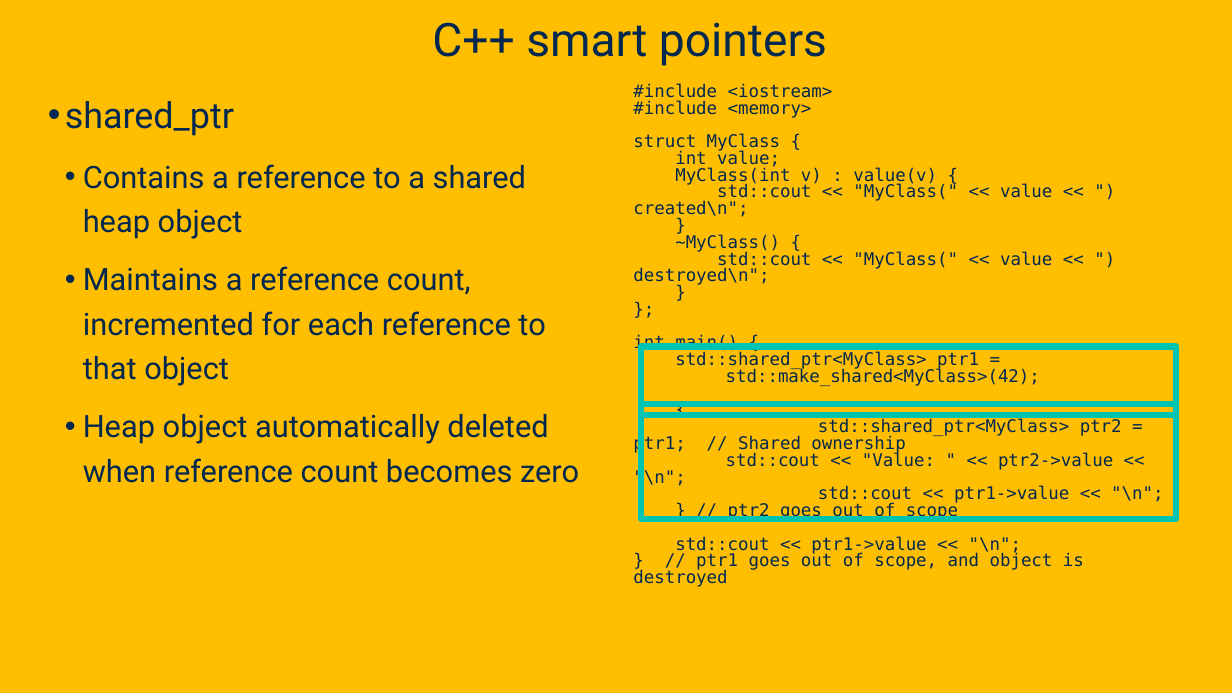
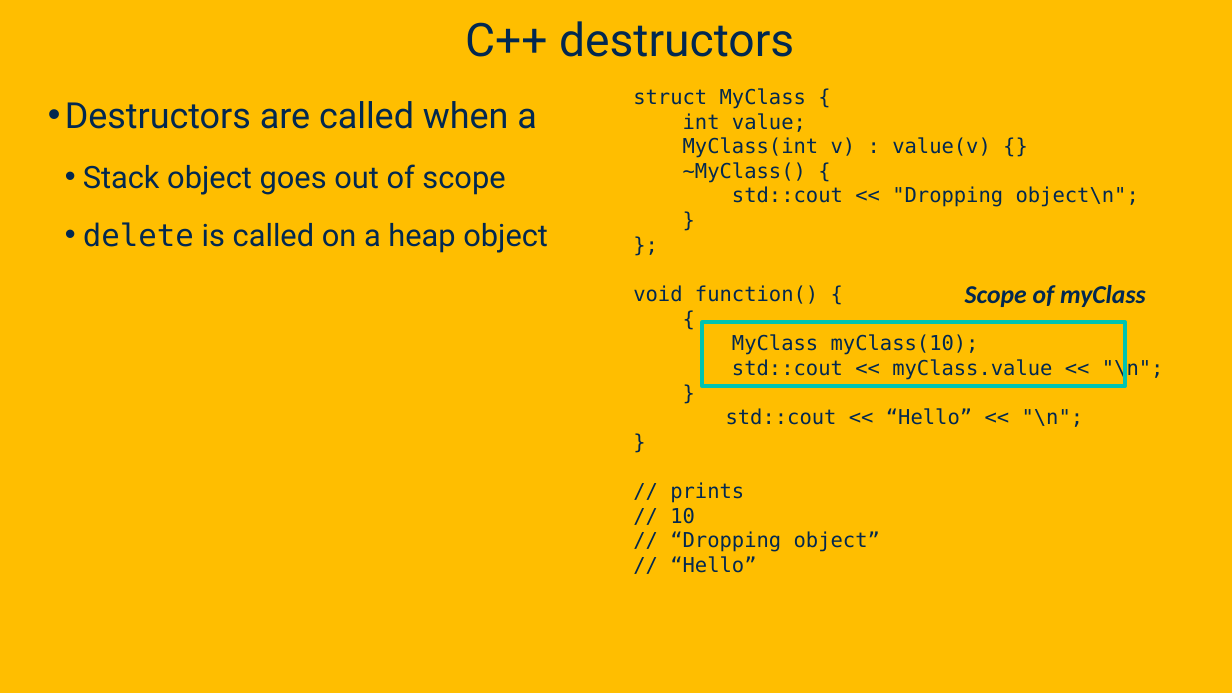
Before and after one commit to davsec-teaching/ecs160-f25, a slide deck: slide 112 of slides/9_software_security.pptx (slide 124 before the commit). Drawn at 1232x693 pixels with LibreOffice and Linux fonts; fonts in the diff are those of the drawing; background and template pictures are left out. Boxes give left, top, right and bottom in pixels: in the first picture for what was removed or moved away, otherwise in the second. Text is boxed around its words. In the diff, an @@ line names an element or a change of style, - is before the commit and + after.

```diff
--- a/slides/9_software_security.pptx
+++ b/slides/9_software_security.pptx
@@ title at <box>465,21,794,57</box>: text changed @@
-C++ smart pointers
+C++ destructors
@@ text at <box>633,83,833,118</box>: paragraphs removed @@
-#include <iostream>
-#include <memory>
@@ text at <box>633,88,806,132</box>: size 13.6 to 16 pt in "struct MyClass {", "int value;", "}", "}"; line spacing 0.8 to 1 @@
@@ text at <box>65,101,548,253</box>: text changed @@
-• shared_ptr
-  • Contains a reference to a shared heap object
-  • Maintains a reference count, incremented for each reference to that object
-  • Heap object automatically deleted when reference count becomes zero
+• Destructors are called when a
+  • Stack object goes out of scope
+  • delete is called on a heap object
@@ text at <box>683,137,1139,207</box>: text changed; size 13.6 to 16 pt @@
-MyClass(int v) : value(v) {
-std::cout << "MyClass(" << value << ") created\n";
+MyClass(int v) : value(v) {}
+~MyClass() {
+std::cout << "Dropping object\n";
@@ text at <box>633,285,1164,380</box>: text changed; size 13.6 to 16 pt @@
-~MyClass() {
-std::cout << "MyClass(" << value << ") destroyed\n";
+};
+void function() {
+{
+MyClass myClass(10);
+std::cout << myClass.value << "\n";
@@ text added at <box>965,285,1146,307</box>, 20 pt, text #022850, bold, italic @@
+Scope of myClass
@@ rectangle: place and size @@
-rectangle at <box>641,347,1177,415</box>
+rectangle at <box>702,323,1125,386</box>
@@ rectangle at <box>702,323,1125,386</box>: outline #00C4B2 4.75 pt to #00C4B2 3.25 pt @@
@@ rectangle removed at <box>641,404,1177,519</box> @@
@@ text at <box>670,408,1084,573</box>: text changed; size 13.6 to 16 pt @@
-};
-int main() {
-std::shared_ptr<MyClass> ptr1 = std::make_shared<MyClass>(42);
-{
-std::shared_ptr<MyClass> ptr2 = ptr1; // Shared ownership
-std::cout << "Value: " << ptr2->value << "\n";
-std::cout << ptr1->value << "\n";
-} // ptr2 goes out of scope
-std::cout << ptr1->value << "\n";
-} // ptr1 goes out of scope, and object is destroyed
+std::cout << “Hello” << "\n";
+}
+// prints
+// 10
+// “Dropping object”
+// “Hello”
```
Also in this commit, not shown: 13 other slides changed, 5 slides added, 1 slide removed.
